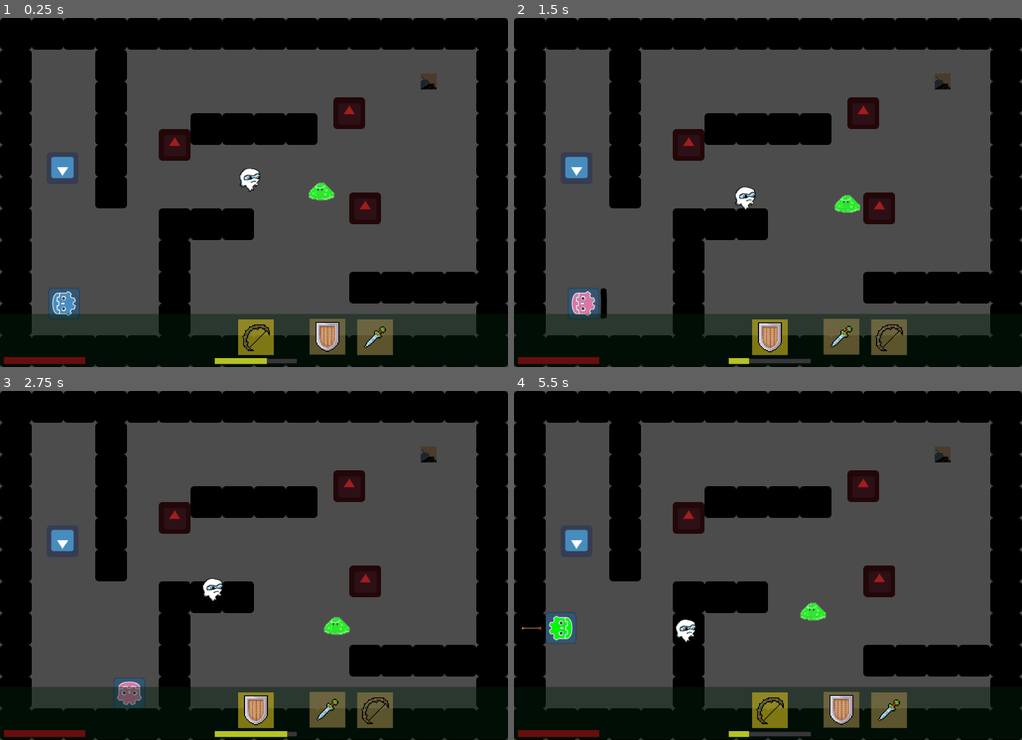
Above: before the commit, frames 1-4 (two rows, left to right).
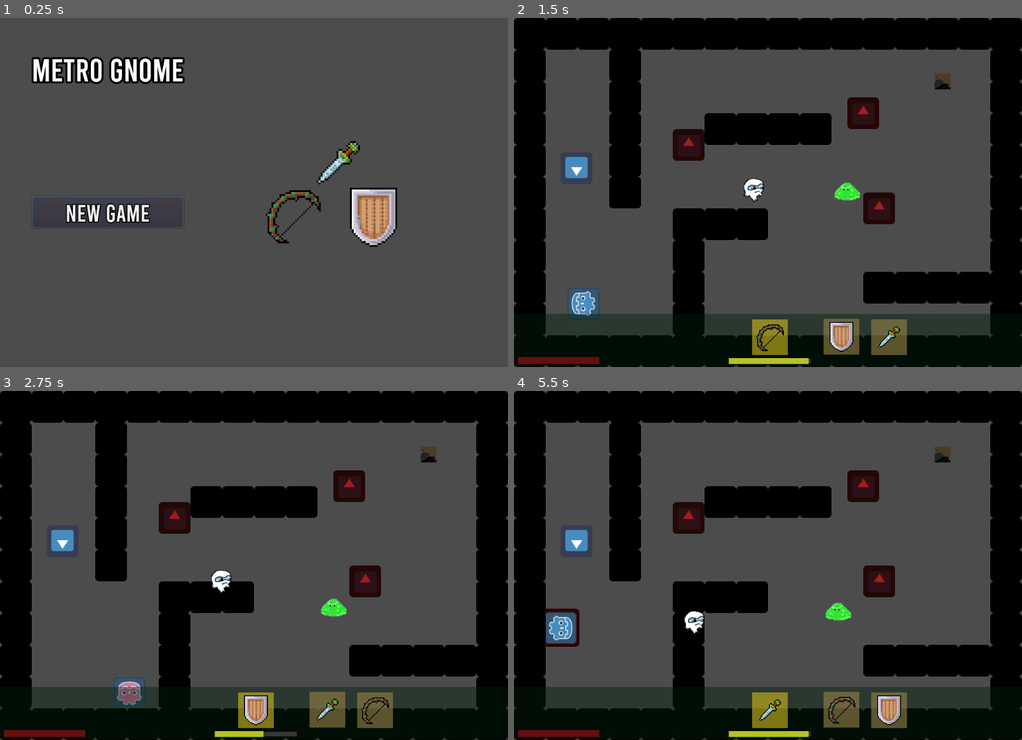
Above: after the commit, the same moments.

Repository: mfurtak/gmtk-game-jam-2019
Game: Godot game, scene res://menus/MainMenu.tscn
Same seed, same stepped clock (60 frames per second), same inputs: the game is played once before the commit and once after it. Before the commit the project starts from res://Main.tscn. The engine's default icon, where the game draws it, is replaced by a stand-in: a white triangle on a blue panel in a dark square.
Inputs (mouse positions are in pixels of both pictures, inside the frame that each line leads up to):
- Up to frame 1 (0.25 s): no input
- Up to frame 2 (1.5 s): click (620, 213) at 0.5 s, where only the run after the commit has a clickable "New Game"; hold Right (ui_right) from 1.28 s (still down)
- Up to frame 3 (2.75 s): tap Space (ui_select) at 1.52, 2.27 s; release Right (ui_right) at 2.03 s; hold Down (ui_down) from 2.03 s (still down)
- Up to frame 4 (5.5 s): release Down (ui_down) at 2.78 s; hold Right (ui_right) 2.78-3.53 s; hold Up (ui_up) 3.53-4.28 s; tap Space (ui_select) at 3.77, 4.52, 5.27 s; hold Left (ui_left) from 4.28 s (still down)

The runs differ from the first frame. In frame 1, 50% of the frame differs, in the area x 0-100%, y 0-100%; in frame 2, 2.1%; in frame 3, 0.8%; in frame 4, 2.2%.

Commit message:
Add main menu and set as initial scene

Diff:
--- a/gmtk-godot/HudItem.gd
+++ b/gmtk-godot/HudItem.gd
@@ -3,6 +3,7 @@
 export var active_item = false
 
 var image setget set_image
+var image_opacity setget set_image_opacity
 
 # Called when the node enters the scene tree for the first time.
 func _ready():
@@ -17,3 +18,6 @@
 
 func set_image(new_image):
 	$ItemImage.texture = new_image
+
+func set_image_opacity(new_opacity):
+	$ItemImage.texture.opa = new_opacity
--- /dev/null
+++ b/gmtk-godot/menus/MainMenu.gd
@@ -0,0 +1,10 @@
+extends MarginContainer
+
+onready var new_game_button = $LeftRightSplit/LeftSide/MenuButtons/NewGame
+
+# Called when the node enters the scene tree for the first time.
+func _ready():
+	new_game_button.grab_focus()
+
+func _on_NewGame_pressed():
+	get_tree().change_scene("res://Main.tscn")
--- /dev/null
+++ b/gmtk-godot/menus/MainMenu.tscn
@@ -0,0 +1,69 @@
+[gd_scene load_steps=6 format=2]
+
+[ext_resource path="res://menus/MainMenu.gd" type="Script" id=1]
+[ext_resource path="res://fonts/Bebas-Regular.otf" type="DynamicFontData" id=2]
+[ext_resource path="res://sprites/title_image.png" type="Texture" id=3]
+
+[sub_resource type="DynamicFont" id=1]
+size = 64
+outline_size = 4
+outline_color = Color( 0, 0, 0, 1 )
+font_data = ExtResource( 2 )
+
+[sub_resource type="DynamicFont" id=2]
+size = 48
+outline_size = 2
+outline_color = Color( 0, 0, 0, 1 )
+font_data = ExtResource( 2 )
+
+[node name="MainMenu" type="MarginContainer"]
+anchor_right = 1.0
+anchor_bottom = 1.0
+margin_left = 64.0
+margin_top = 64.0
+margin_right = -64.0
+margin_bottom = -64.0
+script = ExtResource( 1 )
+
+[node name="LeftRightSplit" type="HBoxContainer" parent="."]
+margin_right = 896.0
+margin_bottom = 576.0
+
+[node name="LeftSide" type="VBoxContainer" parent="LeftRightSplit"]
+margin_right = 306.0
+margin_bottom = 576.0
+
+[node name="GameName" type="Label" parent="LeftRightSplit/LeftSide"]
+margin_right = 306.0
+margin_bottom = 77.0
+custom_fonts/font = SubResource( 1 )
+text = "Metro Gnome"
+
+[node name="MenuButtons" type="VBoxContainer" parent="LeftRightSplit/LeftSide"]
+margin_top = 81.0
+margin_right = 306.0
+margin_bottom = 576.0
+size_flags_vertical = 3
+custom_constants/separation = 32
+alignment = 1
+
+[node name="NewGame" type="Button" parent="LeftRightSplit/LeftSide/MenuButtons"]
+margin_top = 215.0
+margin_right = 306.0
+margin_bottom = 279.0
+custom_fonts/font = SubResource( 2 )
+text = "New Game"
+
+[node name="RightSide" type="CenterContainer" parent="LeftRightSplit"]
+margin_left = 310.0
+margin_right = 896.0
+margin_bottom = 576.0
+size_flags_horizontal = 3
+
+[node name="GameLogo" type="TextureRect" parent="LeftRightSplit/RightSide"]
+margin_left = 133.0
+margin_top = 168.0
+margin_right = 453.0
+margin_bottom = 408.0
+texture = ExtResource( 3 )
+[connection signal="pressed" from="LeftRightSplit/LeftSide/MenuButtons/NewGame" to="." method="_on_NewGame_pressed"]
--- a/gmtk-godot/project.godot
+++ b/gmtk-godot/project.godot
@@ -16,7 +16,7 @@
 [application]
 
 config/name="gmtk-godot"
-run/main_scene="res://Main.tscn"
+run/main_scene="res://menus/MainMenu.tscn"
 config/icon="res://icon.png"
 
 [display]
Binary file added: gmtk-godot/fonts/Bebas-Regular.otf
Binary file added: gmtk-godot/sprites/title_image.png
Not shown, added: gmtk-godot/sprites/title_image.png.import
